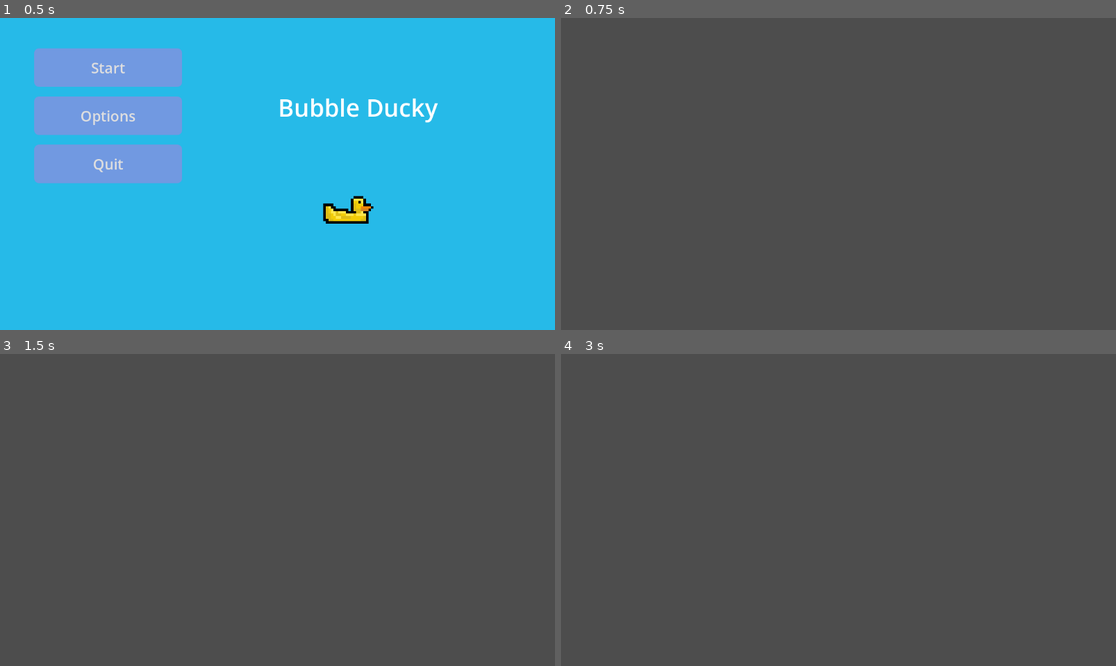
Above: before the commit, frames 1-4 (two rows, left to right).
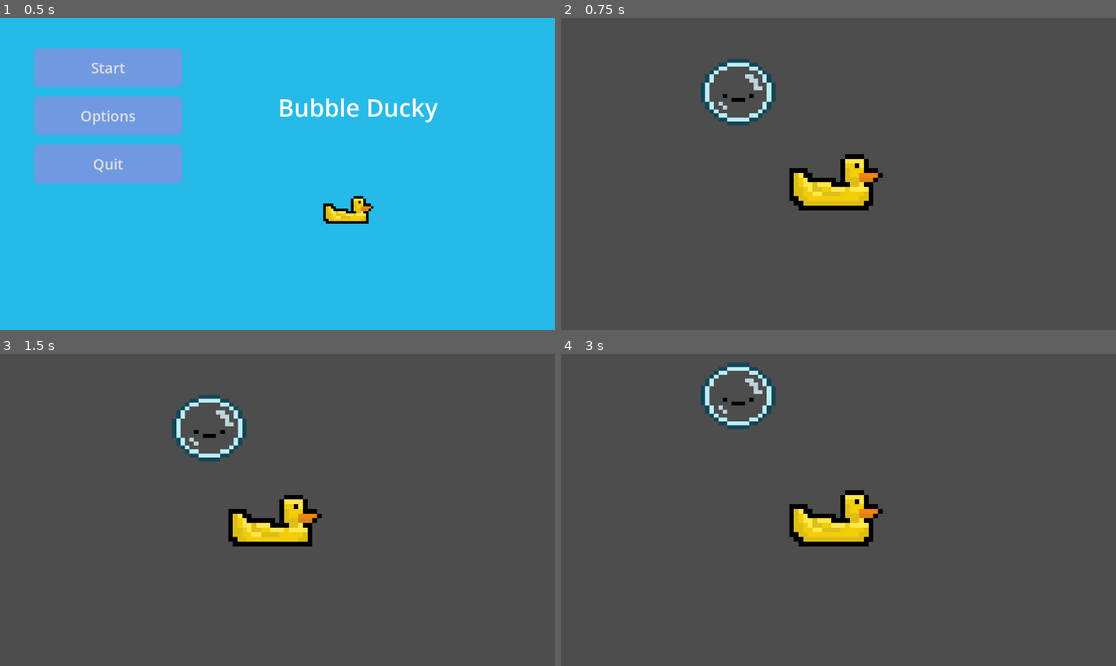
Above: after the commit, the same moments.

Repository: MeIsGroot/GGJ
Game: Godot game, scene res://scenes/mainMenu/start_menu.tscn
The game is run twice, just before and just after one commit, with the same random seed, the same clock (stepped at 60 frames per second) and the same inputs. Before the commit the project starts from res://start_menu.tscn.
Inputs:
- Up to frame 1 (0.5 s): no input
- Up to frame 2 (0.75 s): click "Start" at 0.5 s
- Up to frame 3 (1.5 s): tap Enter at 1.25 s; tap A (KEY_A) at 1.35 s
- Up to frame 4 (3 s): tap Space at 2 s; tap D (KEY_D) at 2.1 s; tap Enter at 2.75 s; tap S (KEY_S) at 2.85 s

Frame 1 is identical in both runs. In frame 2, 3.1% of the frame differs, in the area x 25-58%, y 13-62%; in frame 3, 2.9%; in frame 4, 3.1%, in the area x 25-58%, y 2-62%.

Commit message:
feat: organized project into folders

Diff:
--- a/BubbleDucky/MAIN.tscn
+++ /dev/null
@@ -1,12 +0,0 @@
-[gd_scene load_steps=3 format=3 uid="uid://dh41dsn30kkcf"]
-
-[ext_resource type="PackedScene" uid="uid://b0ok2o7ax35lh" path="res://Player.tscn" id="1_itwyn"]
-[ext_resource type="PackedScene" uid="uid://dg1qgr4esnkde" path="res://BUBBLE.tscn" id="2_6vlh1"]
-
-[node name="Main" type="Node2D"]
-
-[node name="Player" parent="." instance=ExtResource("1_itwyn")]
-position = Vector2(45.9006, -2.14966)
-
-[node name="Bubble" parent="." instance=ExtResource("2_6vlh1")]
-position = Vector2(-178, -156)
--- a/BubbleDucky/main_game.tscn
+++ /dev/null
@@ -1,3 +0,0 @@
-[gd_scene format=3 uid="uid://dcrvksvca8ftt"]
-
-[node name="Node2D" type="Node2D"]
--- a/BubbleDucky/project.godot
+++ b/BubbleDucky/project.godot
@@ -11,7 +11,7 @@
 [application]
 
 config/name="BubbleDucky"
-run/main_scene="res://start_menu.tscn"
+run/main_scene="res://scenes/mainMenu/start_menu.tscn"
 config/features=PackedStringArray("4.3", "Mobile")
 config/icon="res://icon.svg"
 
--- a/BubbleDucky/BUBBLE.tscn
+++ b/BubbleDucky/scenes/mainGame/BUBBLE.tscn
@@ -1,6 +1,6 @@
 [gd_scene load_steps=3 format=3 uid="uid://dg1qgr4esnkde"]
 
-[ext_resource type="Texture2D" uid="uid://bnevjf6o6trlg" path="res://DevAssets/BubbleEnemy.png" id="1_qvjex"]
+[ext_resource type="Texture2D" uid="uid://dsft7l6e62d8g" path="res://assets/bubble/BubbleEnemy.png" id="1_qvjex"]
 
 [sub_resource type="CircleShape2D" id="CircleShape2D_mmikx"]
 radius = 76.4199
--- /dev/null
+++ b/BubbleDucky/scenes/mainGame/MAIN.tscn
@@ -0,0 +1,12 @@
+[gd_scene load_steps=3 format=3 uid="uid://c0jswxfiatoou"]
+
+[ext_resource type="PackedScene" uid="uid://b0ok2o7ax35lh" path="res://scenes/mainGame/Player.tscn" id="1_yjisv"]
+[ext_resource type="PackedScene" uid="uid://dg1qgr4esnkde" path="res://scenes/mainGame/BUBBLE.tscn" id="2_ke5ja"]
+
+[node name="Main" type="Node2D"]
+
+[node name="Player" parent="." instance=ExtResource("1_yjisv")]
+position = Vector2(45.9006, -2.14966)
+
+[node name="Bubble" parent="." instance=ExtResource("2_ke5ja")]
+position = Vector2(-178, -156)
--- a/BubbleDucky/Player.tscn
+++ b/BubbleDucky/scenes/mainGame/Player.tscn
@@ -1,7 +1,7 @@
 [gd_scene load_steps=6 format=3 uid="uid://b0ok2o7ax35lh"]
 
-[ext_resource type="Texture2D" uid="uid://bfatjfjrmfh1v" path="res://DevAssets/BubbleDuck.png" id="1_0n16c"]
-[ext_resource type="Script" path="res://player.gd" id="1_swl2g"]
+[ext_resource type="Texture2D" uid="uid://d0bhwa2e3dlvi" path="res://assets/ducky/BubbleDuck.png" id="1_0n16c"]
+[ext_resource type="Script" path="res://scripts/mainGame/player.gd" id="1_swl2g"]
 
 [sub_resource type="AtlasTexture" id="AtlasTexture_sf8i2"]
 atlas = ExtResource("1_0n16c")
--- a/BubbleDucky/enemy_spawner.tscn
+++ b/BubbleDucky/scenes/mainGame/enemy_spawner.tscn
@@ -1,6 +1,6 @@
 [gd_scene load_steps=3 format=3 uid="uid://ccif0g3qm8egy"]
 
-[ext_resource type="Script" path="res://enemy_spawner.gd" id="1_id6h2"]
+[ext_resource type="Script" path="res://scripts/mainGame/enemy_spawner.gd" id="1_id6h2"]
 [ext_resource type="Texture2D" uid="uid://cgx0p1gjhl2bk" path="res://icon.svg" id="2_w26b7"]
 
 [node name="EnemySpawner" type="Node2D"]
--- /dev/null
+++ b/BubbleDucky/scenes/mainGame/main_game.tscn
@@ -0,0 +1,3 @@
+[gd_scene format=3 uid="uid://deeonkjnqwk1a"]
+
+[node name="Node2D" type="Node2D"]
--- a/BubbleDucky/start_menu.tscn
+++ b/BubbleDucky/scenes/mainMenu/start_menu.tscn
@@ -1,7 +1,7 @@
-[gd_scene load_steps=8 format=3 uid="uid://d4d1oef0utrdt"]
+[gd_scene load_steps=8 format=3 uid="uid://bw1h07523eteq"]
 
-[ext_resource type="Script" path="res://start_menu.gd" id="1_3j3j8"]
-[ext_resource type="Texture2D" uid="uid://d0bhwa2e3dlvi" path="res://assets/BubbleDuck.png" id="1_4jd0p"]
+[ext_resource type="Script" path="res://scripts/mainMenu/start_menu.gd" id="1_ahxd5"]
+[ext_resource type="Texture2D" uid="uid://d0bhwa2e3dlvi" path="res://assets/ducky/BubbleDuck.png" id="2_kk16u"]
 
 [sub_resource type="StyleBoxFlat" id="StyleBoxFlat_4a5g0"]
 bg_color = Color(0.14902, 0.729412, 0.909804, 1)
@@ -14,11 +14,11 @@
 corner_radius_bottom_left = 10
 
 [sub_resource type="AtlasTexture" id="AtlasTexture_ttd0c"]
-atlas = ExtResource("1_4jd0p")
+atlas = ExtResource("2_kk16u")
 region = Rect2(0, 0, 32, 32)
 
 [sub_resource type="AtlasTexture" id="AtlasTexture_ue4s1"]
-atlas = ExtResource("1_4jd0p")
+atlas = ExtResource("2_kk16u")
 region = Rect2(0, 32, 32, 32)
 
 [sub_resource type="SpriteFrames" id="SpriteFrames_l6cvw"]
@@ -42,7 +42,7 @@
 anchor_bottom = 1.0
 grow_horizontal = 2
 grow_vertical = 2
-script = ExtResource("1_3j3j8")
+script = ExtResource("1_ahxd5")
 
 [node name="Panel2" type="Panel" parent="."]
 layout_mode = 1
--- a/BubbleDucky/start_menu.gd
+++ b/BubbleDucky/scripts/mainMenu/start_menu.gd
@@ -13,11 +13,11 @@
 
 #Button press calls
 func _on_start_pressed():
-	get_tree().change_scene_to_file("res://main_game.tscn")
+	get_tree().change_scene_to_file("res://scenes/mainGame/MAIN.tscn")
 
 
 func _on_options_pressed():
-	get_tree().change_scene_to_file("res://settings.tscn")
+	get_tree().change_scene_to_file("res://scenes/mainMenu/settings.tscn")
 
 
 func _on_quit_pressed():
Binary file removed: BubbleDucky/assets/BubbleDuck.png
Not shown, removed: BubbleDucky/assets/BubbleDuck.png.import
Binary file removed: BubbleDucky/assets/BubbleEnemy.png
Not shown, removed: BubbleDucky/assets/BubbleEnemy.png.import
Renamed: BubbleDucky/assets/MainScreen.jpg -> BubbleDucky/assets/backgrounds/MainScreen.jpg
Not shown, changed: BubbleDucky/assets/backgrounds/MainScreen.jpg.import
Renamed: BubbleDucky/DevAssets/BubbleEnemy.png -> BubbleDucky/assets/bubble/BubbleEnemy.png
Not shown, changed: BubbleDucky/assets/bubble/BubbleEnemy.png.import
Renamed: BubbleDucky/DevAssets/BubbleDuck.png -> BubbleDucky/assets/ducky/BubbleDuck.png
Not shown, changed: BubbleDucky/assets/ducky/BubbleDuck.png.import
Not shown: 1 places in BubbleDucky/scenes/mainMenu/settings.tscn that only renumber resources
Renamed: BubbleDucky/enemy_spawner.gd -> BubbleDucky/scripts/mainGame/enemy_spawner.gd
(and 3 more such lines)
